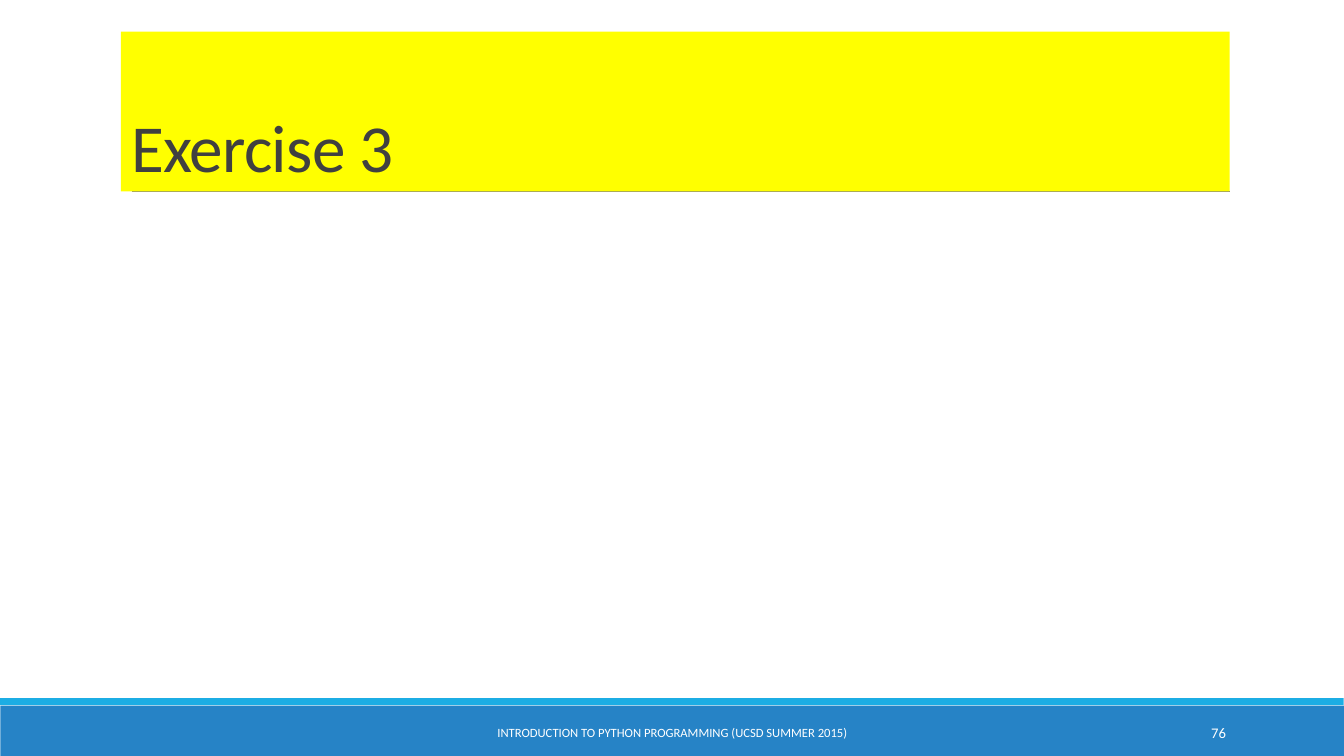
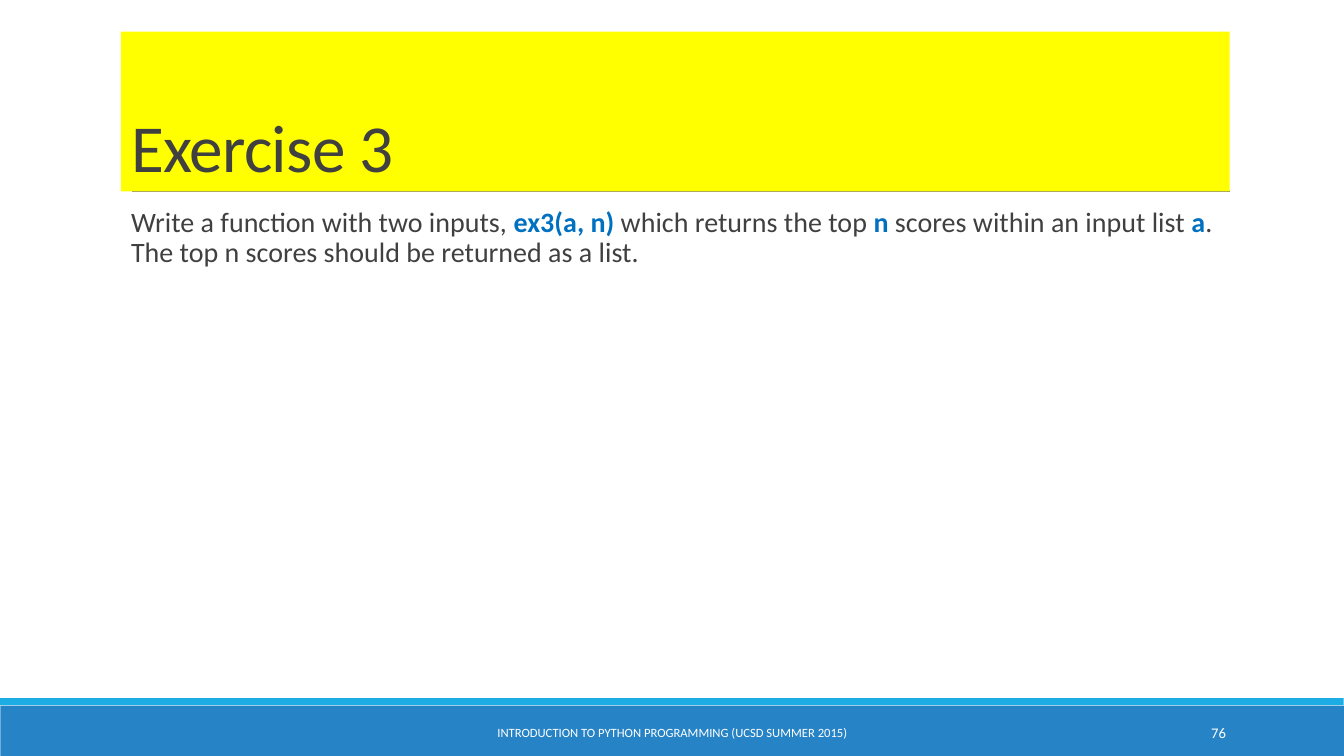
Before and after one commit to natanhaim/PythonSlidesUcsd, a slide deck: slide 76 of IntroPythonProgramming.pptx. Drawn at 1344x756 pixels with LibreOffice and Linux fonts; fonts in the diff are those of the drawing; background and template pictures are left out. Boxes give left, top, right and bottom in pixels: in the first picture for what was removed or moved away, otherwise in the second. Text is boxed around its words. In the diff, an @@ line names an element or a change of style, - is before the commit and + after.

```diff
--- a/IntroPythonProgramming.pptx
+++ b/IntroPythonProgramming.pptx
@@ text added at bbox=[131, 211, 1212, 267], 20 pt, text #404040 @@
+  Write a function with two inputs, ex3(a, n) which returns the top n scores within an input list a. The top n scores should be returned as a list.
```
Also in this commit, not shown: 5 other slides changed, 1 other file.
